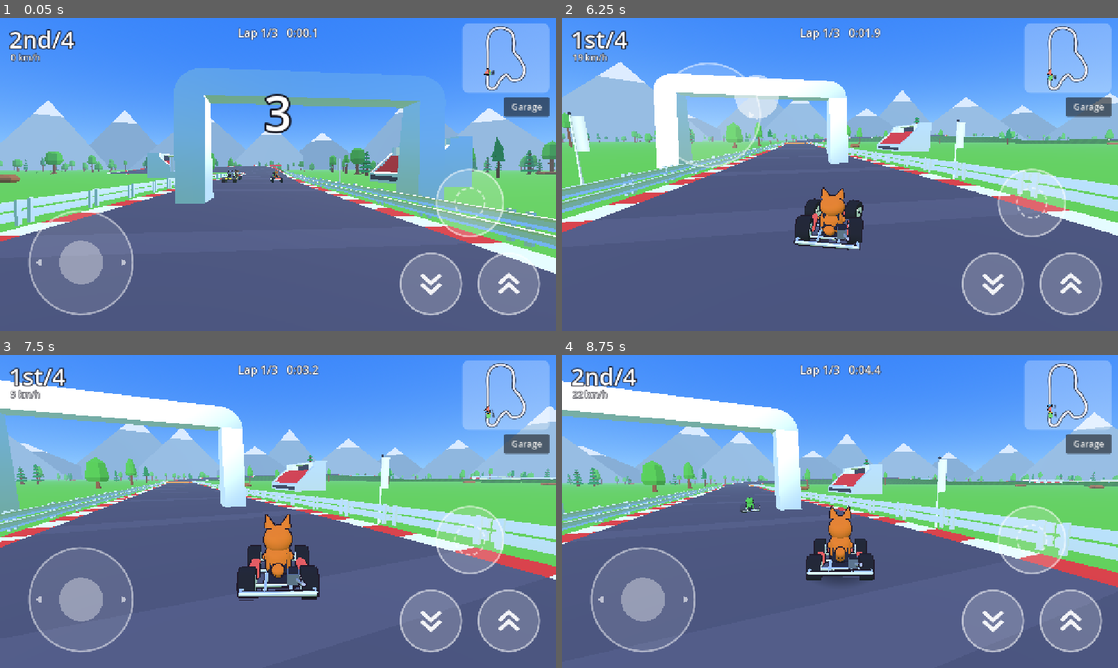
Above: before the commit, frames 1-4 (two rows, left to right).
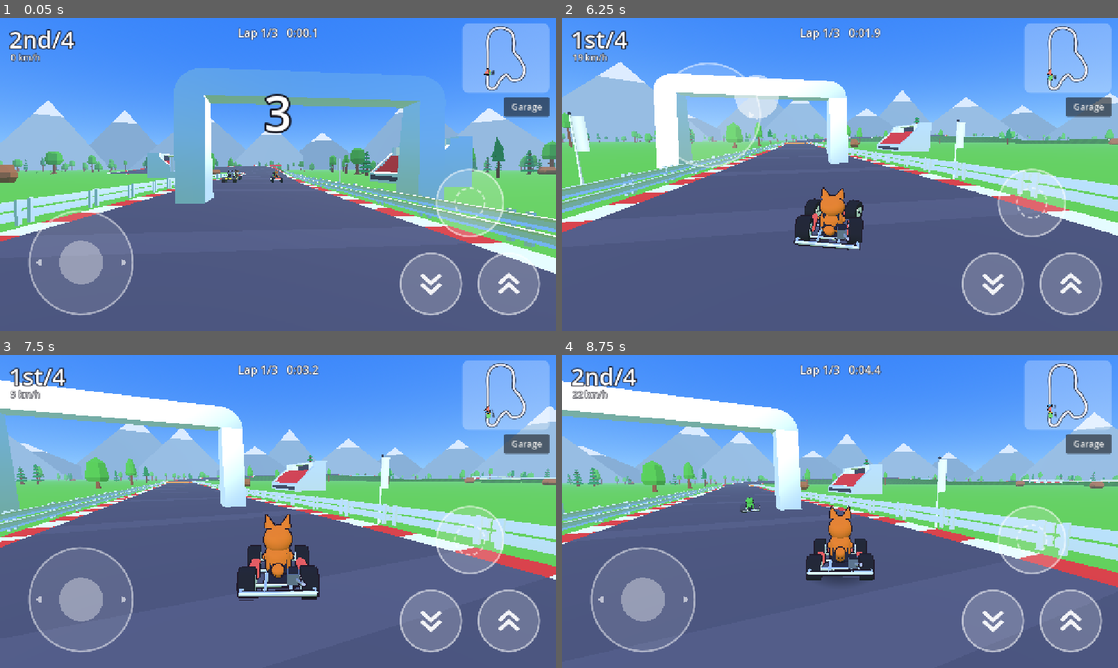
Above: after the commit, the same moments.

Repository: lukechn99/games
Game: Godot game, scene res://scenes/main.tscn
The game is run twice, just before and just after one commit, with the same random seed, the same clock (stepped at 60 frames per second) and the same inputs.
Inputs (mouse positions are in pixels of both pictures, inside the frame that each line leads up to):
- Up to frame 1 (0.05 s): no input
- Up to frame 2 (6.25 s): click "Garage" at 0.5 s; click "Restart race" at 1.25 s; tap Enter at 2, 5.1 s; move the mouse to (962, 158) at 2.02 s; hold D (steer_right) 2.03-2.75 s; hold Shift (drift) 2.03-2.75 s; click (962, 158) at 2.17 s; tap Space at 2.27, 5.27 s; drag from (728, 190) to (812, 237) at 2.77 s; move the mouse to (895, 105) at 3.52 s; hold D (steer_right) 3.53-4.25 s; hold W (gas) 3.53-4.25 s; tap Shift (drift) at 3.8 s; drag from (812, 237) to (673, 127) at 4.27 s; move the mouse to (1006, 221) at 5.02 s; hold A (steer_left) 5.03-5.75 s; hold Shift (drift) 5.03-5.75 s; tap R (respawn) at 5.65 s; drag from (673, 127) to (756, 96) at 5.77 s
- Up to frame 3 (7.5 s): move the mouse to (305, 511) at 6.52 s; hold S (brake) 6.53-7.25 s; hold Shift (drift) 6.53-7.25 s; click (305, 511) at 6.67 s; tap Escape (ui_cancel) at 7.15 s; drag from (194, 433) to (166, 527) at 7.27 s
- Up to frame 4 (8.75 s): move the mouse to (962, 495) at 8.02 s; hold Up from 8.03 s (still down); hold W (gas) from 8.03 s (still down); tap Space at 8.27 s; tap Shift (drift) at 8.3 s

The runs differ from the first frame. In frame 1, 0.2% of the frame differs, in the area x 0-100%, y 46-53%; in frame 2, less than 0.1%; in frame 3, 0.1%; in frame 4, 0.1%.

Commit message:
Racing: fix tilt direction, wall launches, falling under the road; garage X
- Tilt steering sign flipped (reported backwards on a real phone).
- Wheels ignore wall faces, and body contacts with walls, rocks and trees
  can't add upward speed or pitch/roll: no more 'phantom' launches.
- Boulders get straight-sided hit shapes; tree hit shapes match trunks.
- Road and bank collisions are solid from both sides.
- Out-of-bounds karts (under, far below or far from the road) respawn.
- Garage closes from an X in the top-right corner, or Escape.

Co-Authored-By: Claude Opus 5.5 <noreply@anthropic.com>
Claude-Session: https://claude.ai/code/session_01KfLUHNsrhXFzoqocSTpJTD

Diff:
--- a/racing/scripts/kart/kart.gd
+++ b/racing/scripts/kart/kart.gd
@@ -61,6 +61,8 @@
 var _prev_velocity := Vector3.ZERO
 var _upside_down_time := 0.0
 var _collision: CollisionShape3D
+var _off_track_time := 0.0
+var _calm_vy := 0.0  # upward speed before touching a wall
 var _was_drift_pressed := false
 var _drift_exit := 0.0     # seconds left blending grip back in after a drift
 const DRIFT_EXIT := 0.35
@@ -72,7 +74,9 @@
 	# kart-to-kart bumps are handled gently by KartBumps instead.
 	collision_layer = 2
 	collision_mask = 1
-	contact_monitor = false
+	# Contacts are watched so a wall can stop a kart but never throw it (below).
+	contact_monitor = true
+	max_contacts_reported = 4
 	can_sleep = false
 	# Replace Godot's default damping: all drag comes from the surfaces.
 	angular_damp_mode = RigidBody3D.DAMP_MODE_REPLACE
@@ -132,6 +136,27 @@
 
 func top_speed() -> float:
 	return float(chassis["top_speed"]) * float(tires["top_speed"]) * (BOOST_SPEED if boost_time > 0.0 else 1.0)
+
+
+## Walls, rocks and trees stop you or knock you sideways; they never launch
+## you into the air or flip you over. A hit at speed used to tip the nose up
+## and throw the kart several metres high (the "phantom" launches).
+func _integrate_forces(state: PhysicsDirectBodyState3D) -> void:
+	var walled := false
+	for i in state.get_contact_count():
+		if state.get_contact_local_normal(i).dot(Vector3.UP) < 0.6:
+			walled = true
+			break
+	if walled:
+		var v := state.linear_velocity
+		if v.y > _calm_vy:
+			v.y = _calm_vy
+		state.linear_velocity = v
+		var up := state.transform.basis.y
+		var w := state.angular_velocity
+		state.angular_velocity = up * w.dot(up) + (w - up * w.dot(up)) * 0.2
+	else:
+		_calm_vy = maxf(state.linear_velocity.y, 0.0)
 
 
 func _physics_process(delta: float) -> void:
@@ -163,6 +188,11 @@
 		params.from = mount
 		params.to = mount - up * ray_len
 		var hit := space.intersect_ray(params)
+		# Wheels only roll on ground, never on the face of a wall or rock.
+		# (Without this a wheel touching a wall pushed the kart up it, and
+		# the kart was thrown into the air.)
+		if not hit.is_empty() and (hit["normal"] as Vector3).dot(Vector3.UP) < 0.6:
+			hit = {}
 		if hit.is_empty():
 			wheel_grounded[i] = false
 			wheel_compression[i] = lerpf(wheel_compression[i], 0.0, 0.3)
@@ -342,8 +372,20 @@
 func _check_recovery(delta: float) -> void:
 	var upright := global_transform.basis.y.dot(Vector3.UP)
 	_upside_down_time = _upside_down_time + delta if upright < 0.35 else 0.0
-	if global_position.y < -12.0 or _upside_down_time > 1.6:
+	_off_track_time = _off_track_time + delta if _fallen_off() else 0.0
+	if global_position.y < -12.0 or _upside_down_time > 1.6 or _off_track_time > 0.4:
 		respawn()
+
+
+## Out of bounds, like falling off the course in Mario Kart: under the road,
+## well below it, or far from it. The kart is put back on the road.
+func _fallen_off() -> bool:
+	if track == null:
+		return false
+	var frame: Transform3D = track.road_frame(track.offset_of(global_position))
+	var local: Vector3 = frame.affine_inverse() * global_position
+	var under_road: bool = local.y < -2.0 and absf(local.x) < Track.ROAD_WIDTH * 0.5 + 2.0
+	return under_road or local.y < -6.0 or absf(local.x) > 45.0
 
 
 func respawn() -> void:
@@ -363,6 +405,7 @@
 	_prev_velocity = linear_velocity
 	drifting = false
 	_upside_down_time = 0.0
+	_off_track_time = 0.0
 	reset_physics_interpolation()
 	respawned.emit()
 
--- a/racing/scripts/track/track.gd
+++ b/racing/scripts/track/track.gd
@@ -143,6 +143,7 @@
 	var m := StandardMaterial3D.new()
 	m.albedo_color = c
 	m.vertex_color_use_as_albedo = true
+	m.vertex_color_is_srgb = true
 	m.roughness = 0.95
 	m.diffuse_mode = BaseMaterial3D.DIFFUSE_TOON
 	return m
@@ -203,7 +204,11 @@
 		mi.material_override = _mat(Color.WHITE)
 		body.add_child(mi)
 		var col := CollisionShape3D.new()
-		col.shape = mesh.create_trimesh_shape()
+		var shape := mesh.create_trimesh_shape()
+		# Solid from both sides, so nothing can slip through the road or the
+		# banks and end up underneath.
+		shape.backface_collision = true
+		col.shape = shape
 		body.add_child(col)
 
 
@@ -453,7 +458,7 @@
 		if dist < trees_hit_radius:
 			var col := CollisionShape3D.new()
 			var cyl := CylinderShape3D.new()
-			cyl.radius = 0.12 * sc
+			cyl.radius = 0.06 * sc  # about the trunk, not the leaves
 			cyl.height = 6.0
 			col.shape = cyl
 			col.position = p + Vector3.UP * 3.0
@@ -469,14 +474,18 @@
 		if dist < ROAD_WIDTH * 0.5 + 4.0:
 			continue
 		if i % 3 == 0:
-			var sc := _rng.randf_range(3.0, 6.0)
-			rocks.append(Transform3D(Basis(Vector3.UP, _rng.randf() * TAU).scaled(Vector3.ONE * sc), p))
+			# Boulders: taller than a kart, with straight sides, so you bump
+			# into them. (A low, rounded hit shape worked like a ramp and
+			# threw karts into the air.)
+			var sc := _rng.randf_range(3.0, 5.0)
+			rocks.append(Transform3D(Basis(Vector3.UP, _rng.randf() * TAU).scaled(Vector3(sc, sc * 2.6, sc)), p))
 			if dist < trees_hit_radius:
 				var col := CollisionShape3D.new()
-				var sph := SphereShape3D.new()
-				sph.radius = 0.4 * sc
-				col.shape = sph
-				col.position = p
+				var cyl := CylinderShape3D.new()
+				cyl.radius = 0.36 * sc
+				cyl.height = 0.26 * sc * 2.6
+				col.shape = cyl
+				col.position = p + Vector3.UP * cyl.height * 0.5
 				solid.add_child(col)
 		elif i % 3 == 1:
 			bushes.append(Transform3D(Basis(Vector3.UP, _rng.randf() * TAU).scaled(Vector3.ONE * _rng.randf_range(3.0, 5.0)), p))
--- a/racing/scripts/ui/hud.gd
+++ b/racing/scripts/ui/hud.gd
@@ -112,7 +112,24 @@
 	var v := VBoxContainer.new()
 	v.add_theme_constant_override("separation", 10)
 	_garage.add_child(v)
-	_heading(v, "Garage")
+	# Title row with a close (X) button in the top-right corner, where
+	# people expect it. Escape closes the garage too.
+	var top := HBoxContainer.new()
+	v.add_child(top)
+	_heading(top, "Garage")
+	(top.get_child(0) as Control).size_flags_horizontal = Control.SIZE_EXPAND_FILL
+	var x := Button.new()
+	x.custom_minimum_size = Vector2(48, 48)
+	x.tooltip_text = "Close the garage"
+	x.focus_mode = Control.FOCUS_NONE
+	x.draw.connect(func():
+		var c := x.size * 0.5
+		var k := 10.0
+		var col := Color(1, 1, 1, 0.95)
+		x.draw_line(c + Vector2(-k, -k), c + Vector2(k, k), col, 3.5, true)
+		x.draw_line(c + Vector2(k, -k), c + Vector2(-k, k), col, 3.5, true))
+	x.pressed.connect(func(): _garage.visible = false)
+	top.add_child(x)
 	_choices(v, "Chassis", "chassis", Parts.CHASSIS)
 	_choices(v, "Wheels", "tires", Parts.TIRES)
 	_choices(v, "Driver", "driver", Parts.DRIVERS)
@@ -148,8 +165,6 @@
 	restart.pressed.connect(func():
 		_garage.visible = false
 		restart_requested.emit())
-	var close := _button(row2, "Close")
-	close.pressed.connect(func(): _garage.visible = false)
 
 
 func _heading(v: Control, text: String, size_px := 26) -> void:
@@ -269,3 +284,9 @@
 	if n % 100 in [11, 12, 13]:
 		return "th"
 	return {1: "st", 2: "nd", 3: "rd"}.get(n % 10, "th")
+
+
+func _unhandled_input(event: InputEvent) -> void:
+	if _garage.visible and event.is_action_pressed("ui_cancel"):
+		_garage.visible = false
+		get_viewport().set_input_as_handled()
--- a/racing/tests/run_tests.gd
+++ b/racing/tests/run_tests.gd
@@ -23,7 +23,9 @@
 	await _test_slalom_stays_upright()
 	_test_tilt_mapping()
 	await _test_rear_end_bump()
+	await _test_boulder_is_not_a_ramp()
 	await _test_bots_lap_the_track()
+	await _test_fall_off_respawns()
 	print("\n%d passed, %d failed" % [passes, failures])
 	quit(1 if failures > 0 else 0)
 
@@ -304,3 +306,51 @@
 			"lap %.1f s, avg %.1f m/s, %d respawns" % [lap_time[i], avg, respawns[i]])
 	check(spins[0] == 0, "nobody gets spun round in the pack (hills, banks, bumps)", "%d spins" % spins[0])
 	print("  lap length %.0f m" % track.length)
+
+
+func _test_boulder_is_not_a_ramp() -> void:
+	print("boulders")
+	_pad()
+	# Same hit shape as the track's boulders (track.gd, _build_scenery).
+	var rock := StaticBody3D.new()
+	var c := CollisionShape3D.new()
+	var cyl := CylinderShape3D.new()
+	cyl.radius = 0.36 * 4.0
+	cyl.height = 0.26 * 4.0 * 2.6
+	c.shape = cyl
+	c.position = Vector3(0.6, cyl.height * 0.5, -60)
+	rock.add_child(c)
+	_world.add_child(rock)
+	var k := _kart()
+	var top := [0.0]
+	for i in 300:
+		k.input = {"steer": 0.0, "throttle": 1.0, "brake": 0.0, "drift": false}
+		await physics_frame
+		top[0] = maxf(top[0], k.global_position.y)
+	check(top[0] < 1.2, "hitting a boulder at speed bumps you, it doesn't launch you", "highest %.2f m" % top[0])
+
+
+func _test_fall_off_respawns() -> void:
+	print("falling off")
+	if _world:
+		_world.free()
+	_world = Node3D.new()
+	root.add_child(_world)
+	var track := Track.new()
+	_world.add_child(track)
+	var k := Kart.new()
+	k.configure("frame", "slicks", "fox")
+	k.track = track
+	_world.add_child(k)
+	# Find a raised stretch and drop the kart well under the road there.
+	var best := 0.0
+	for o in range(0, int(track.length), 5):
+		if track.road_frame(o).origin.y > track.road_frame(best).origin.y:
+			best = o
+	var frame: Transform3D = track.road_frame(best)
+	k.global_transform = Transform3D(frame.basis, frame.origin - frame.basis.y * 4.0)
+	var got := [false]
+	k.respawned.connect(func(): got[0] = true)
+	await _ticks(90)
+	var back: Vector3 = track.road_frame(track.offset_of(k.global_position)).affine_inverse() * k.global_position
+	check(got[0] and back.y > -1.0, "a kart that ends up under the road is put back on it", "road %.1f m up, kart %.1f m from the road surface" % [frame.origin.y, back.y])
Not shown, changed: docs/racing/DESIGN.md
